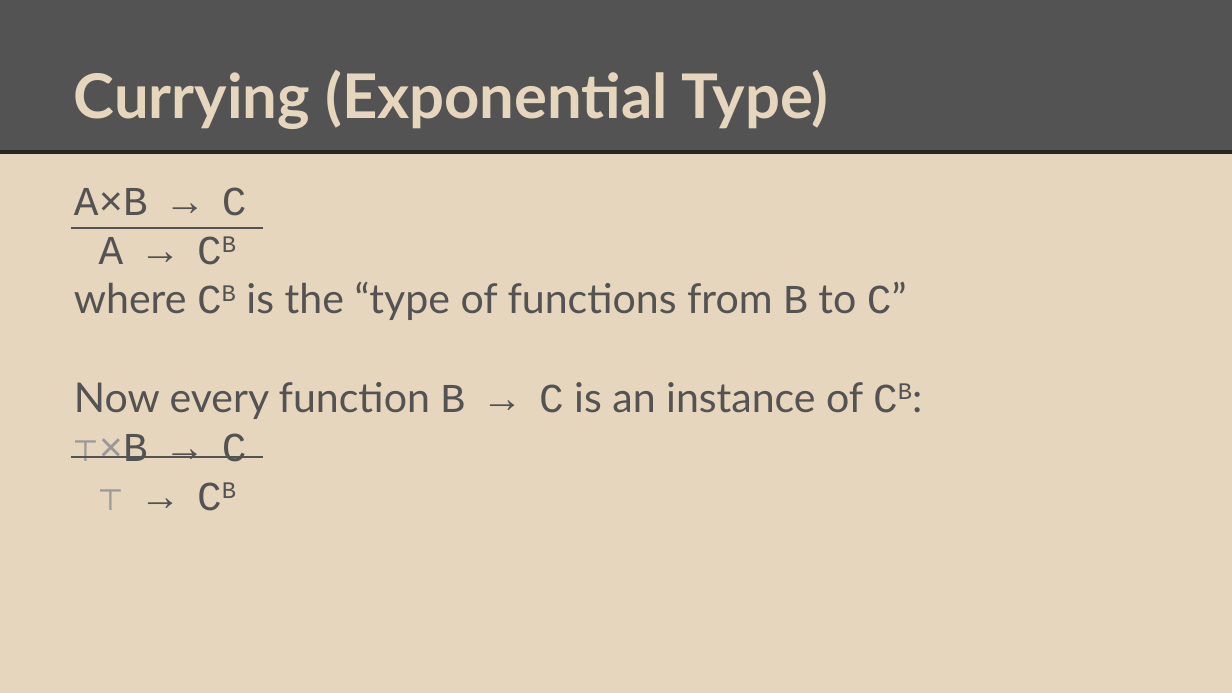
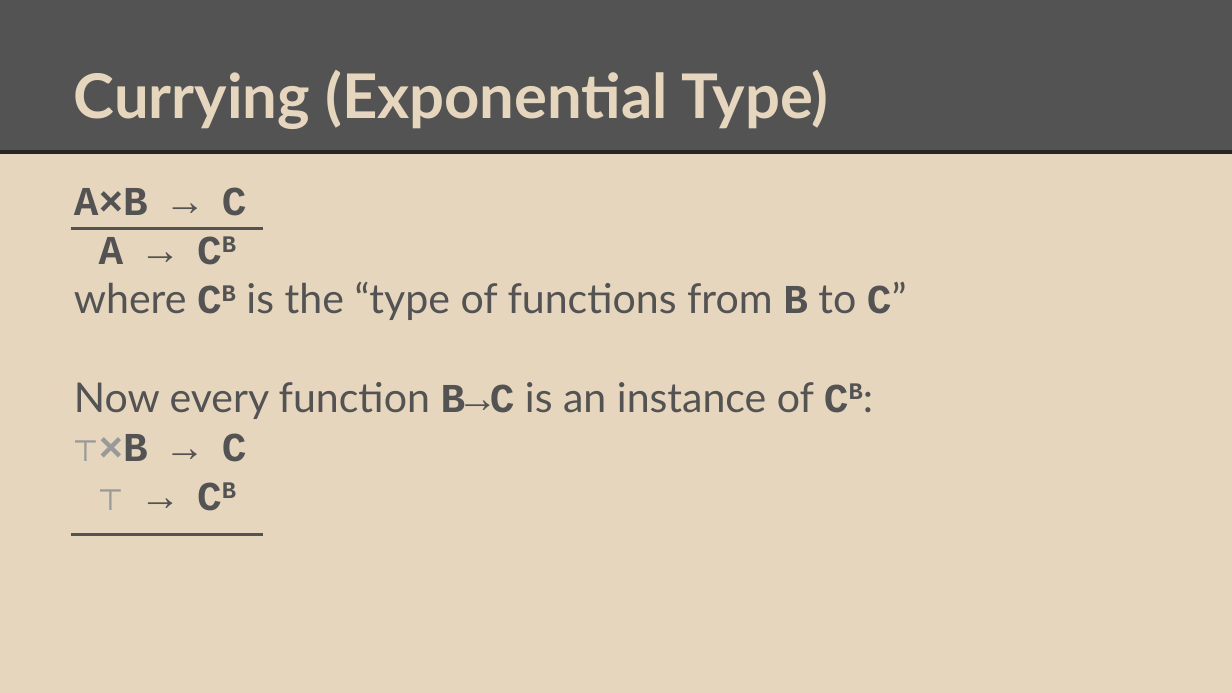
Before and after one commit to degoes-consulting/lambdaconf-2015, a slide deck: slide 15 of speakers/vpatryshev/intuitionistic-type-theory/IntroToIntuitionisticTypeTheory.pptx (slide 12 before the commit). Drawn at 1232x693 pixels with LibreOffice and Linux fonts; fonts in the diff are those of the drawing. Boxes give left, top, right and bottom in pixels: in the first picture for what was removed or moved away, otherwise in the second. Text is boxed around its words. In the diff, an @@ line names an element or a change of style, - is before the commit and + after.

```diff
--- a/speakers/vpatryshev/intuitionistic-type-theory/IntroToIntuitionisticTypeTheory.pptx
+++ b/speakers/vpatryshev/intuitionistic-type-theory/IntroToIntuitionisticTypeTheory.pptx
@@ text at bbox=[74, 187, 907, 462]: bold on in "A×B → C", "A → CB", "CB B C”", "⊤×B → C" and 1 more places @@
@@ text at bbox=[74, 382, 814, 419]: spaces changed @@
-Now every function B → C is an instance of CB:
+Now every function B→C is an instance of CB:
@@ line moved from (70, 457) - (264, 457) to (70, 535) - (264, 535) @@
```
Also in this commit, not shown: 23 other slides changed, 4 slides added.
